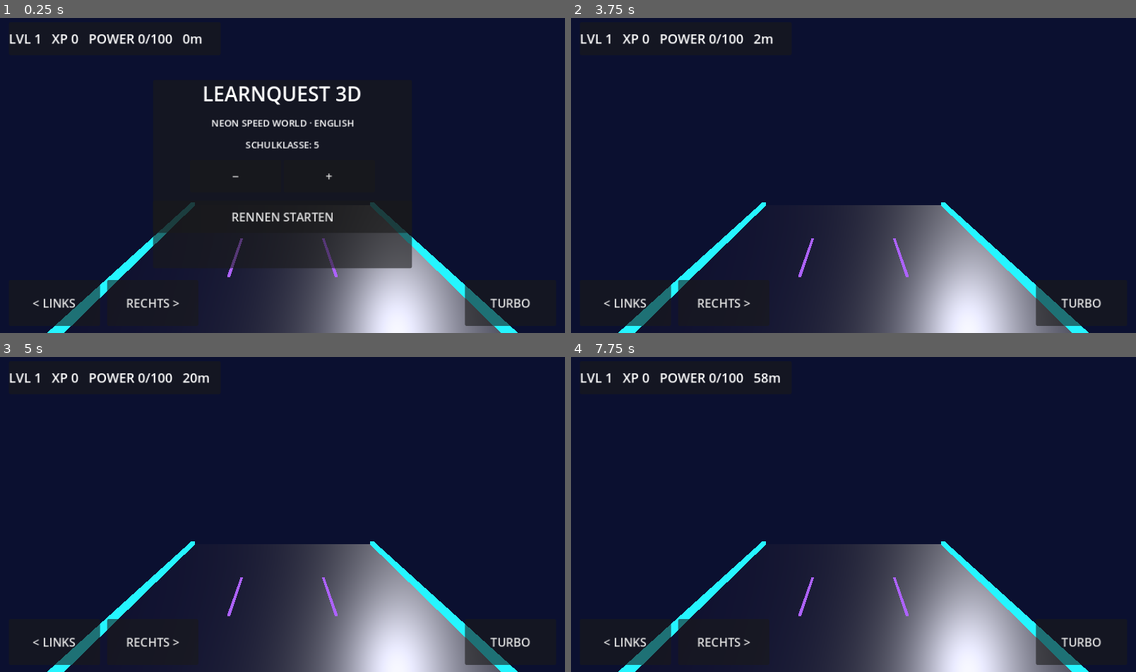
Above: before the commit, frames 1-4 (two rows, left to right).
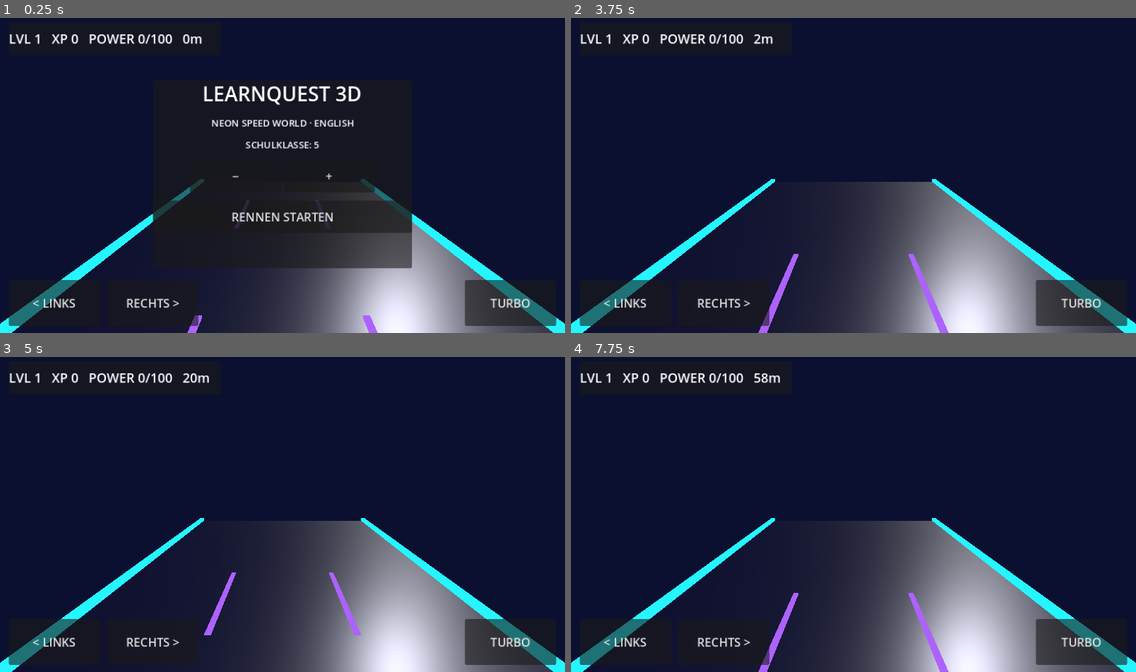
Above: after the commit, the same moments.

Repository: mtothek0703/learnquest-unity-web
Game: Godot game, scene res://main.tscn
Same seed, same stepped clock (60 frames per second), same inputs: the game is played once before the commit and once after it.
Inputs:
- Up to frame 1 (0.25 s): no input
- Up to frame 2 (3.75 s): click "RECHTS >" at 0.5 s; click "TURBO" at 1.25 s; click "−" at 2 s; click "+" at 2.75 s; click "RENNEN STARTEN" at 3.5 s
- Up to frame 3 (5 s): hold Right from 4.28 s (still down)
- Up to frame 4 (7.75 s): release Right at 5.03 s; hold S 5.03-5.78 s; hold Right 5.78-7.28 s; hold Left from 7.28 s (still down)

The runs differ from the first frame. In frame 1, 6.1% of the frame differs, in the area x 0-100%, y 51-100%; in frame 2, 7.9%; in frame 3, 7.7%; in frame 4, 7.9%.

Commit message:
fix(godot): show racer ahead of camera and animate road markings during race

Diff:
--- a/godot/world.gd
+++ b/godot/world.gd
@@ -22,6 +22,7 @@
 var turbo_left := 0.0
 var rider: Node3D
 var moving: Node3D
+var road_marks: Node3D
 var hud: Label
 var splash: PanelContainer
 var quiz_box: PanelContainer
@@ -87,9 +88,9 @@
     add_child(sun)
 
     var camera := Camera3D.new()
-    camera.position = Vector3(0, 5.1, 10.0)
+    camera.position = Vector3(0, 4.1, 8.0)
     camera.rotation_degrees = Vector3(-12, 180, 0)
-    camera.look_at(Vector3(0, 1.15, -1.8))
+    camera.look_at(Vector3(0, 1.35, -7.0))
     camera.fov = 64
     add_child(camera)
     camera.current = true
@@ -97,13 +98,17 @@
     cube(self, Vector3(0, -0.35, -55), Vector3(11, 0.6, 160), Color("#141633"))
     for side in [-1, 1]:
         cube(self, Vector3(side * 5.5, 0, -55), Vector3(0.2, 0.3, 160), Color("#27f5ff"), true)
+    road_marks = Node3D.new()
+    road_marks.name = "Animated lane markers"
+    add_child(road_marks)
     for z in range(-125, 20, 8):
         for side in [-1, 1]:
-            cube(self, Vector3(side * 1.8, -0.025, z), Vector3(0.1, 0.04, 2.8), Color("#ad62ff"), true)
+            cube(road_marks, Vector3(side * 1.8, -0.025, z), Vector3(0.15, 0.05, 3.4), Color("#ad62ff"), true)
 
     rider = Node3D.new()
     rider.name = "Hover Racer"
     add_child(rider)
+    rider.position.z = -4.5
     cube(rider, Vector3(0, 0.32, 0), Vector3(1.55, 0.16, 2.35), Color("#121735"))
     cube(rider, Vector3(0, 0.42, 0), Vector3(0.8, 0.08, 1.8), Color("#843aff"))
     for side in [-1, 1]:
@@ -312,6 +317,10 @@
         object.position.z += delta * speed
         if object.position.z > 12:
             object.position.z -= 155
+    for marker in road_marks.get_children():
+        marker.position.z += delta * speed
+        if marker.position.z > 16:
+            marker.position.z -= 144
     quiz_time -= delta
     if quiz_time <= 0:
         _ask()
